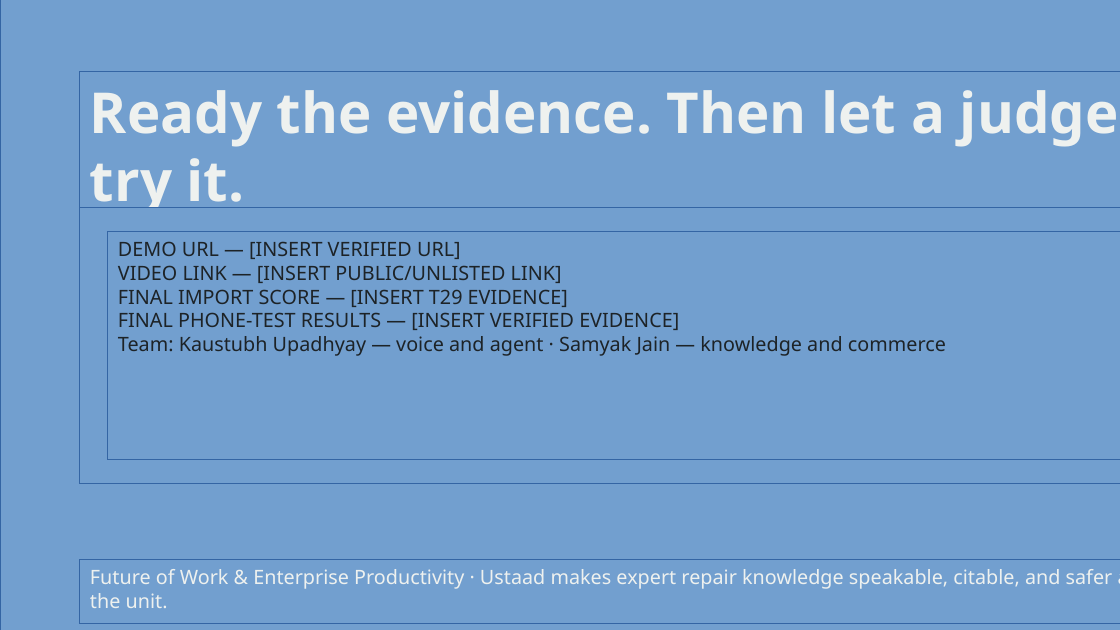
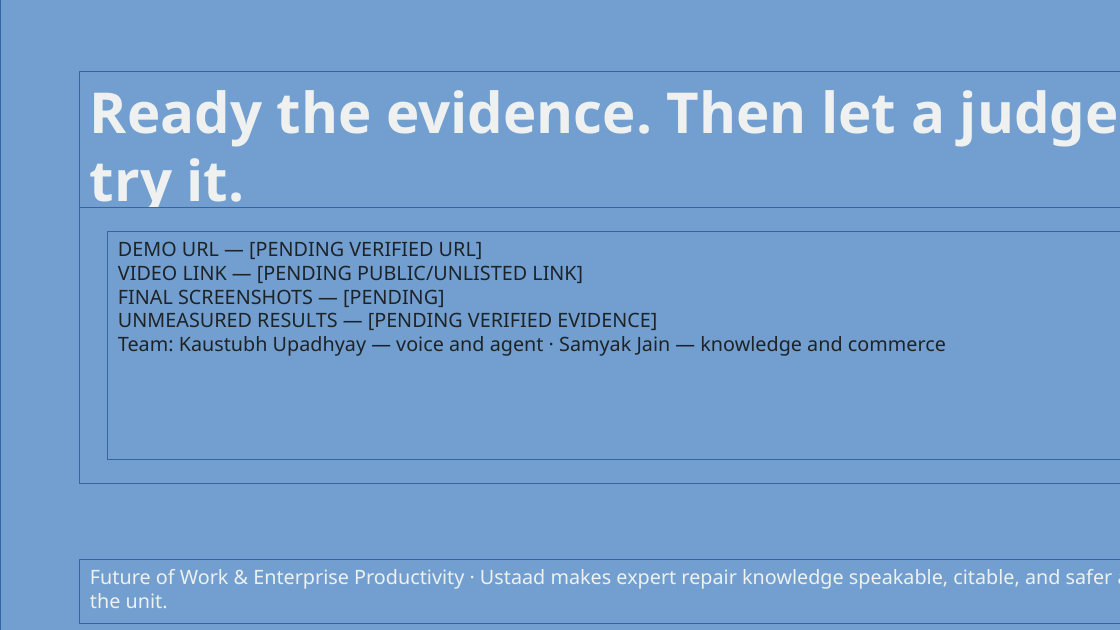
Before and after one commit to KaustubhUp025/ustaad, a slide deck: slide 10 of docs/ustaad-deck-skeleton.odp. Drawn at 1120x630 pixels with LibreOffice and Linux fonts; fonts in the diff are those of the drawing. Boxes give left, top, right and bottom in pixels: in the first picture for what was removed or moved away, otherwise in the second. Text is boxed around its words. In the diff, an @@ line names an element or a change of style, - is before the commit and + after.

Commit message:
T32: add measured demo evidence to deck

```diff
--- a/docs/ustaad-deck-skeleton.odp
+++ b/docs/ustaad-deck-skeleton.odp
@@ text in rectangle at <box>118,241,657,330</box>: text changed @@
-DEMO URL — [INSERT VERIFIED URL]
-VIDEO LINK — [INSERT PUBLIC/UNLISTED LINK]
-FINAL IMPORT SCORE — [INSERT T29 EVIDENCE]
-FINAL PHONE-TEST RESULTS — [INSERT VERIFIED EVIDENCE]
+DEMO URL — [PENDING VERIFIED URL]
+VIDEO LINK — [PENDING PUBLIC/UNLISTED LINK]
+FINAL SCREENSHOTS — [PENDING]
+UNMEASURED RESULTS — [PENDING VERIFIED EVIDENCE]
```
Also in this commit, not shown: 4 other slides changed, 4 other files.
